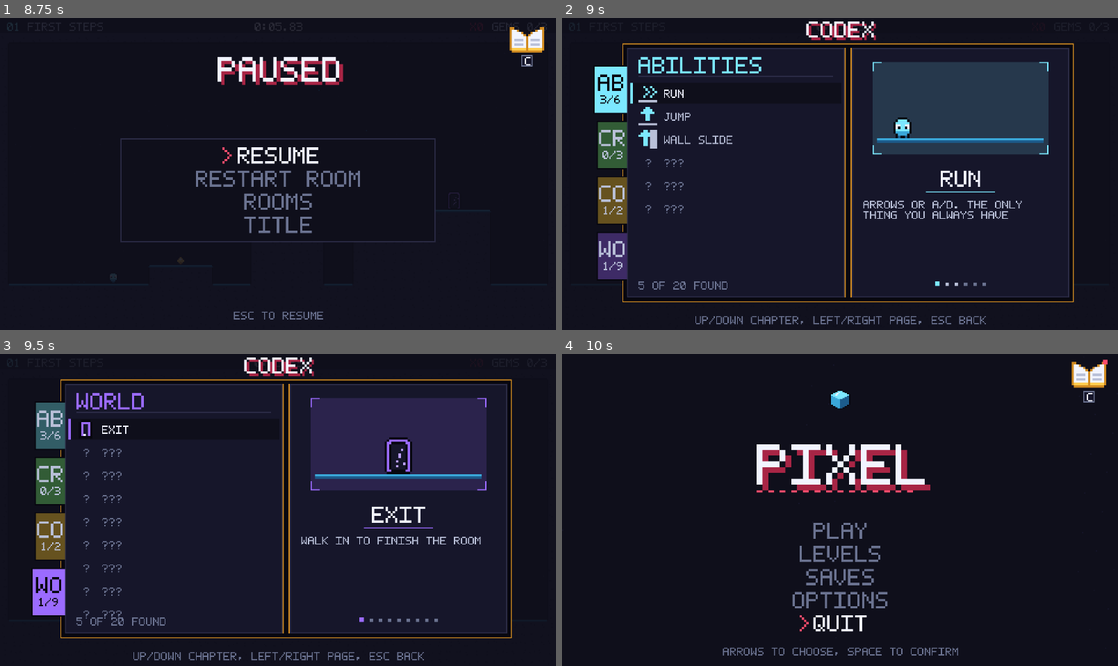
Above: before the commit, frames 1-4 (two rows, left to right).
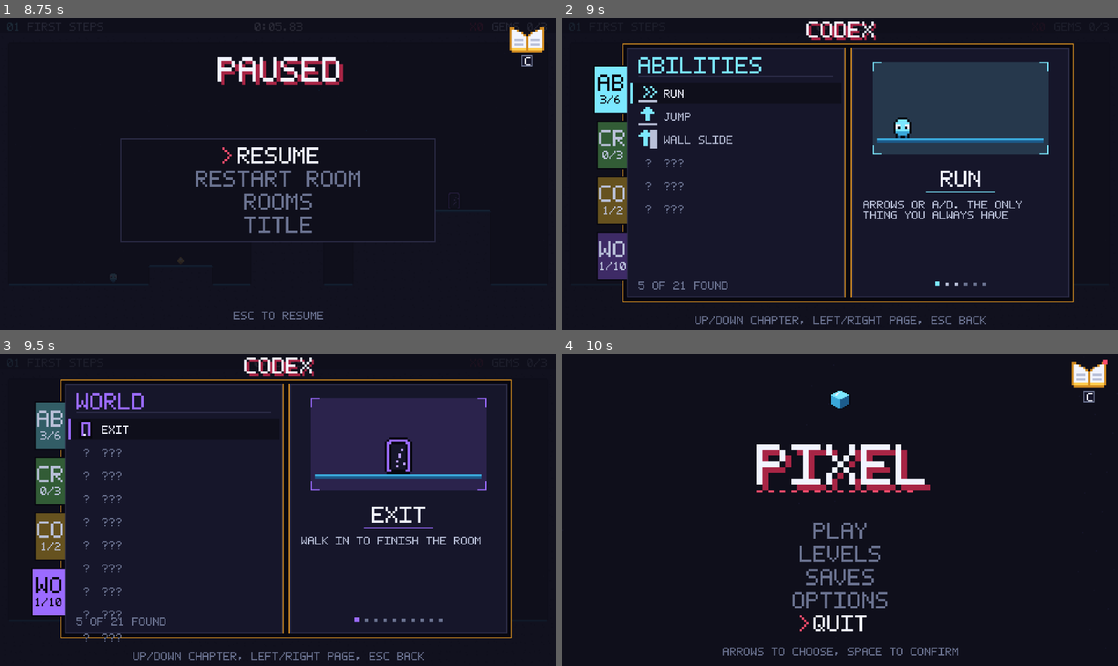
Above: after the commit, the same moments.

Repository: Giuseph66/Pixel
Game: Godot game, scene res://scenes/main.tscn
Two runs of this game, one before a commit and one after it. Both use one fixed random seed, a clock stepped at 60 frames per second and the inputs below.
Inputs (mouse positions are in pixels of both pictures, inside the frame that each line leads up to):
- Up to frame 1 (8.75 s): tap Enter at 0.5, 4.35 s; move the mouse to (400, 158) at 0.52 s; hold Right (p_right) 0.53-2.03 s; tap Space (p_accept) at 0.6, 2 s; click (400, 158) at 0.67 s; tap Up (p_up) at 0.77, 1.52, 3.02, 3.77, 4.52, 6.02, 6.77, 7.52 s; tap R (p_restart) at 1.25 s; move the mouse to (166, 189) at 1.27 s; tap C (p_codex) at 1.35 s; move the mouse to (333, 105) at 2.02 s; hold Left (p_left) 2.03-2.78 s; hold Shift (p_dash) 2.03-2.78 s; move the mouse to (250, 236) at 2.77 s; hold Right (p_right) 2.78-4.28 s; tap Z at 2.85 s; click (250, 236) at 2.92 s; move the mouse to (444, 220) at 3.52 s; tap K at 3.6 s; move the mouse to (111, 127) at 4.27 s; hold Left (p_left) 4.28-5.03 s; move the mouse to (305, 174) at 5.02 s; hold Right (p_right) 5.03-5.78 s; tap Keypad Enter at 5.1 s; click (305, 174) at 5.17 s; move the mouse to (194, 96) at 5.77 s; hold Left (p_left) 5.78-7.28 s; tap X at 5.85 s; move the mouse to (400, 158) at 6.52 s; tap Backspace at 6.6 s; move the mouse to (166, 189) at 7.27 s; hold Right (p_right) from 7.28 s (still down); tap J at 7.35 s; click (166, 189) at 7.42 s; move the mouse to (333, 105) at 8.02 s; tap P at 8.1 s
- Up to frame 2 (9 s): keep holding Right (p_right); tap R (p_restart) at 8.75 s; move the mouse to (812, 236) at 8.77 s; tap Tab at 8.85 s
- Up to frame 3 (9.5 s): keep holding Right (p_right); tap Up (p_up) at 9.02 s
- Up to frame 4 (10 s): tap Space (p_accept) at 9.5, 9.6 s; move the mouse to (1006, 556) at 9.52 s; release Right (p_right) at 9.53 s; hold Left (p_left) from 9.53 s (still down); click (1006, 556) at 9.67 s; tap Up (p_up) at 9.77 s

Frame 1 is identical in both runs. In frame 2, less than 0.1% of the frame differs, in the area x 6-23%, y 78-87%; in frame 3, 0.3%, in the area x 6-80%, y 78-93%; in frame 4, nothing differs.

Commit message:
step 03 complete: Retract spikes - 4 salas + i18n + codex + level_gen
Adds 4 story rooms: retract_first/run/drop/saw teaching the pulsing spike mechanic.
Full i18n support in EN/PT/ES.
Codex entry with sprite spike_up.
Level Gen: _retract() segment with tables UNLOCK=7, THREAT=2.5, WIDTHS=6, TASTE=1.5.

Retract spikes follow the same 1.15s cycle as timed blocks, making them
predictable and rhythmic. Prefect for adding time pressure without space cost.

Co-Authored-By: Claude Haiku 4.5 <noreply@anthropic.com>

Diff:
--- a/scripts/codex.gd
+++ b/scripts/codex.gd
@@ -49,6 +49,7 @@
 	{"id": "platform", "kind": WORLD, "sprite": "platform_icon"},
 	{"id": "ice", "kind": WORLD, "sprite": "ice"},
 	{"id": "belt", "kind": WORLD, "sprite": "belt_a"},
+	{"id": "retract", "kind": WORLD, "sprite": "spike_up"},
 ]
 
 ## Which entry a level tile reveals, for the pass that runs when a room builds.
@@ -71,6 +72,8 @@
 	"~": "ice",
 	">": "belt",
 	"<": "belt",
+	"z": "retract",
+	"Z": "retract",
 }
 
 
--- a/scripts/i18n.gd
+++ b/scripts/i18n.gd
@@ -288,6 +288,18 @@
 
 	"belt": "CONVEYOR",
 	"belt.desc": "THE FLOOR MOVES. WITH IT YOU FLY, AGAINST IT YOU CRAWL",
+
+	"level.retract_first.name": "PULSE",
+	"level.retract_first.hint": "IT RISES AND FALLS. WAIT FOR THE WINDOW",
+	"level.retract_run.name": "CORRIDOR",
+	"level.retract_run.hint": "RUN THROUGH WHILE THEY ARE DOWN",
+	"level.retract_drop.name": "TIMING",
+	"level.retract_drop.hint": "THE BLOCK AND SPIKE DANCE TOGETHER",
+	"level.retract_saw.name": "DOUBLE TIME",
+	"level.retract_saw.hint": "TWO RHYTHMS, ONE SCREEN",
+
+	"retract": "TIMED SPIKE",
+	"retract.desc": "RISES AND FALLS ON A BEAT. IT BLINKS BEFORE IT BITES",
 },
 
 "pt": {
@@ -502,6 +514,18 @@
 
 	"belt": "ESTEIRA",
 	"belt.desc": "O CHAO ANDA. A FAVOR VOA, CONTRA ARRASTA",
+
+	"level.retract_first.name": "PULSO",
+	"level.retract_first.hint": "SOBE E DESCE. ESPERE A JANELA",
+	"level.retract_run.name": "CORREDOR",
+	"level.retract_run.hint": "CORRA ENQUANTO ESTAO BAIXOS",
+	"level.retract_drop.name": "SINCRONISMO",
+	"level.retract_drop.hint": "O BLOCO E ESPINHO DANCAM JUNTOS",
+	"level.retract_saw.name": "DUPLO RITMO",
+	"level.retract_saw.hint": "DOIS RITMOS, UMA TELA",
+
+	"retract": "ESPINHO PULSANTE",
+	"retract.desc": "SOBE E DESCE NO RITMO. PISCA ANTES DE MORDER",
 },
 
 "es": {
@@ -716,5 +740,17 @@
 
 	"belt": "CINTA",
 	"belt.desc": "EL SUELO ANDA. A FAVOR VUELAS, EN CONTRA ARRASTRAS",
+
+	"level.retract_first.name": "PULSO",
+	"level.retract_first.hint": "SUBE Y BAJA. ESPERA LA VENTANA",
+	"level.retract_run.name": "CORREDOR",
+	"level.retract_run.hint": "CORRE MIENTRAS ESTAN ABAJO",
+	"level.retract_drop.name": "SINCRONIZACION",
+	"level.retract_drop.hint": "EL BLOQUE Y PUA BAILAN JUNTOS",
+	"level.retract_saw.name": "DOBLE RITMO",
+	"level.retract_saw.hint": "DOS RITMOS, UNA PANTALLA",
+
+	"retract": "PUA PULSANTE",
+	"retract.desc": "SUBE Y BAJA A COMPAS. PARPADEA ANTES DE MORDER",
 },
 }
--- a/scripts/level_gen.gd
+++ b/scripts/level_gen.gd
@@ -51,6 +51,7 @@
 	"vault": 9,
 	"crystal": 6,               # not a segment: see _place_crystals()
 	"ice": 6,
+	"retract": 7,
 }
 
 ## What each segment is worth in threat. The room is built to a budget of
@@ -78,6 +79,7 @@
 	"vault": 2.0,
 	"ice": 2.0,
 	"belt": 1.5,
+	"retract": 2.5,
 }
 
 ## Threat a room aims for. It climbs without ever levelling off, and every
@@ -187,6 +189,7 @@
 	"vault": 9,
 	"ice": 8,
 	"belt": 6,
+	"retract": 6,
 }
 
 
@@ -215,6 +218,7 @@
 	"vault": 1.6,
 	"ice": 1.6,
 	"belt": 1.4,
+	"retract": 1.5,
 }
 
 
@@ -415,6 +419,8 @@
 			return _ice(g, rng, x, room, d, spots)
 		"belt":
 			return _belt(g, rng, x, room, d, spots)
+		"retract":
+			return _retract(g, rng, x, room, d, spots)
 		_:
 			return _flat(g, rng, x, room, spots)
 
@@ -753,6 +759,20 @@
 	return w
 
 
+## A pulse on the ground. Cheap in space and expensive in time — the segment
+## that doesn't cost distance, only attention.
+static func _retract(g: Array, rng: RandomNumberGenerator, x: int, room: int, d: float,
+		spots: Array[Vector2i]) -> int:
+	var sw := clampi(2 + roundi(d * 2.0), 2, 4)
+	var w := sw + 4
+	if w > room:
+		return mini(4, room)
+	var flip := rng.randf() < 0.5
+	Levels.rect(g, x + 2, STAND, sw, 1, "Z" if flip else "z")
+	spots.append(Vector2i(x + 2 + sw / 2, STAND - 3))
+	return w
+
+
 # ------------------------------------------------------------------- gems ---
 
 ## Take up to MAX_GEMS of the candidate spots, spread across the room so the
--- a/scripts/levels.gd
+++ b/scripts/levels.gd
@@ -536,6 +536,60 @@
 	return bake(g)
 
 
+## Pulsing spikes: three groups with safe ground between them.
+static func _level_retract_first() -> PackedStringArray:
+	var g := blank()
+	rect(g, 0, 27, COLS, 5, "#")
+	for x in [14, 26, 38]:
+		rect(g, x, 26, 3, 1, "z")
+	puts(g, [Vector2i(20, 25), Vector2i(32, 25), Vector2i(44, 25)], "o")
+	put(g, 4, 26, "P")
+	put(g, 52, 26, "X")
+	return bake(g)
+
+
+## Running through alternating spikes: one line up and down.
+static func _level_retract_run() -> PackedStringArray:
+	var g := blank()
+	rect(g, 0, 27, COLS, 5, "#")
+	for x in range(12, 48, 3):
+		if (x / 3) % 2 == 0:
+			put(g, x, 26, "z")
+		else:
+			put(g, x, 26, "Z")
+	puts(g, [Vector2i(24, 25), Vector2i(36, 25)], "o")
+	put(g, 4, 26, "P")
+	put(g, 54, 26, "X")
+	return bake(g)
+
+
+## Timed block and spike: they dance together.
+static func _level_retract_drop() -> PackedStringArray:
+	var g := blank()
+	rect(g, 0, 27, COLS, 5, "#")
+	rect(g, 24, 20, 12, 1, "t")
+	for x in [26, 30, 34]:
+		put(g, x, 27, "z")
+	puts(g, [Vector2i(28, 26), Vector2i(32, 26)], "o")
+	put(g, 4, 26, "P")
+	put(g, 54, 26, "X")
+	return bake(g)
+
+
+## Spike and saw: two timers on the same screen.
+static func _level_retract_saw() -> PackedStringArray:
+	var g := blank()
+	rect(g, 0, 27, COLS, 5, "#")
+	rect(g, 10, 24, 40, 1, "#")
+	for x in [16, 22, 28, 34, 40, 46]:
+		put(g, x, 26, "z")
+	put(g, 32, 23, "W")
+	puts(g, [Vector2i(24, 25), Vector2i(40, 25)], "o")
+	put(g, 4, 26, "P")
+	put(g, 54, 26, "X")
+	return bake(g)
+
+
 ## "name" and "hint" are translation keys, not text — every screen that shows
 ## them runs them through Lang.t() so a language switch needs no rebuild here.
 static func all() -> Array:
@@ -743,6 +797,34 @@
 			"par": 42.0,
 			"rows": _level_belt_mix(),
 		},
+		{
+			"id": "retract_first",
+			"name": "level.retract_first.name",
+			"hint": "level.retract_first.hint",
+			"par": 26.0,
+			"rows": _level_retract_first(),
+		},
+		{
+			"id": "retract_run",
+			"name": "level.retract_run.name",
+			"hint": "level.retract_run.hint",
+			"par": 34.0,
+			"rows": _level_retract_run(),
+		},
+		{
+			"id": "retract_drop",
+			"name": "level.retract_drop.name",
+			"hint": "level.retract_drop.hint",
+			"par": 40.0,
+			"rows": _level_retract_drop(),
+		},
+		{
+			"id": "retract_saw",
+			"name": "level.retract_saw.name",
+			"hint": "level.retract_saw.hint",
+			"par": 48.0,
+			"rows": _level_retract_saw(),
+		},
 	]
 
 
